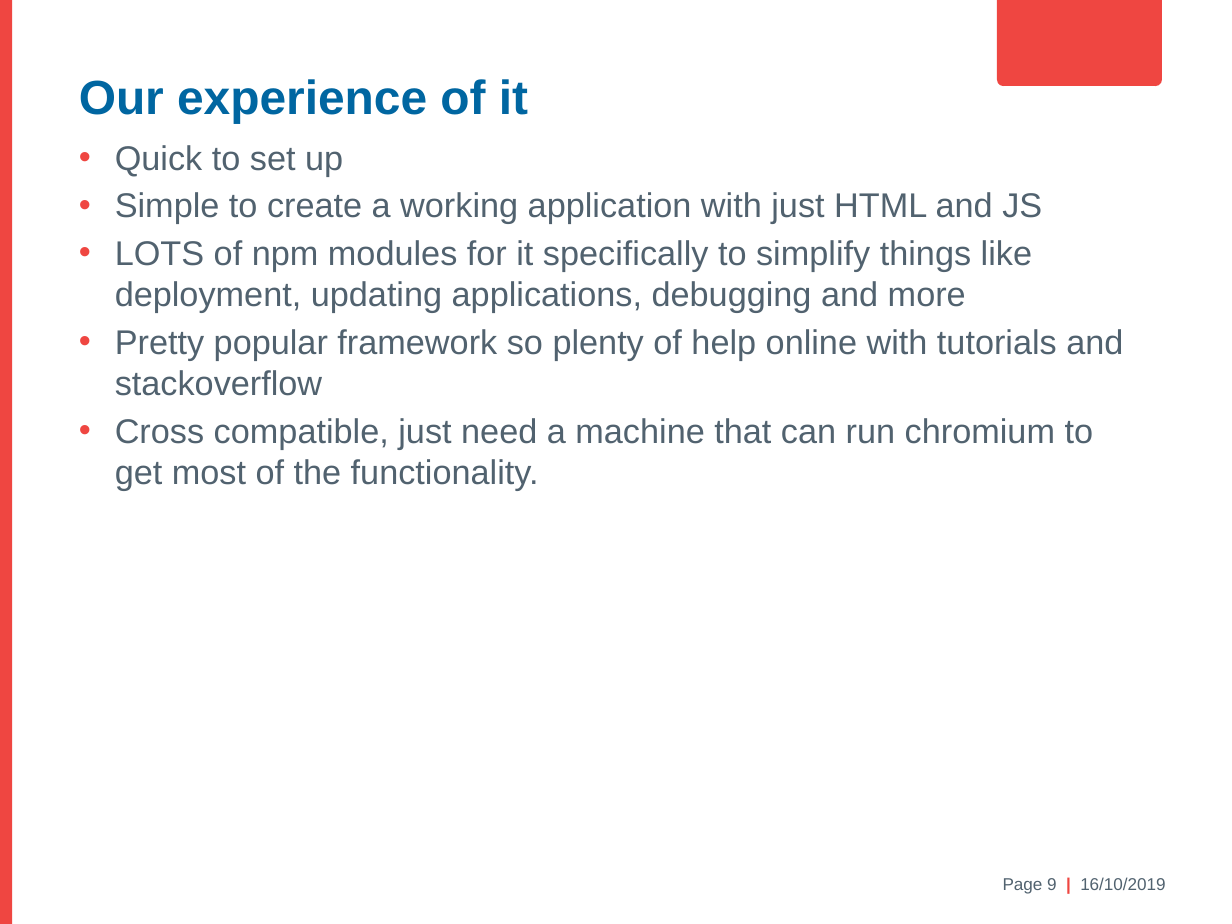
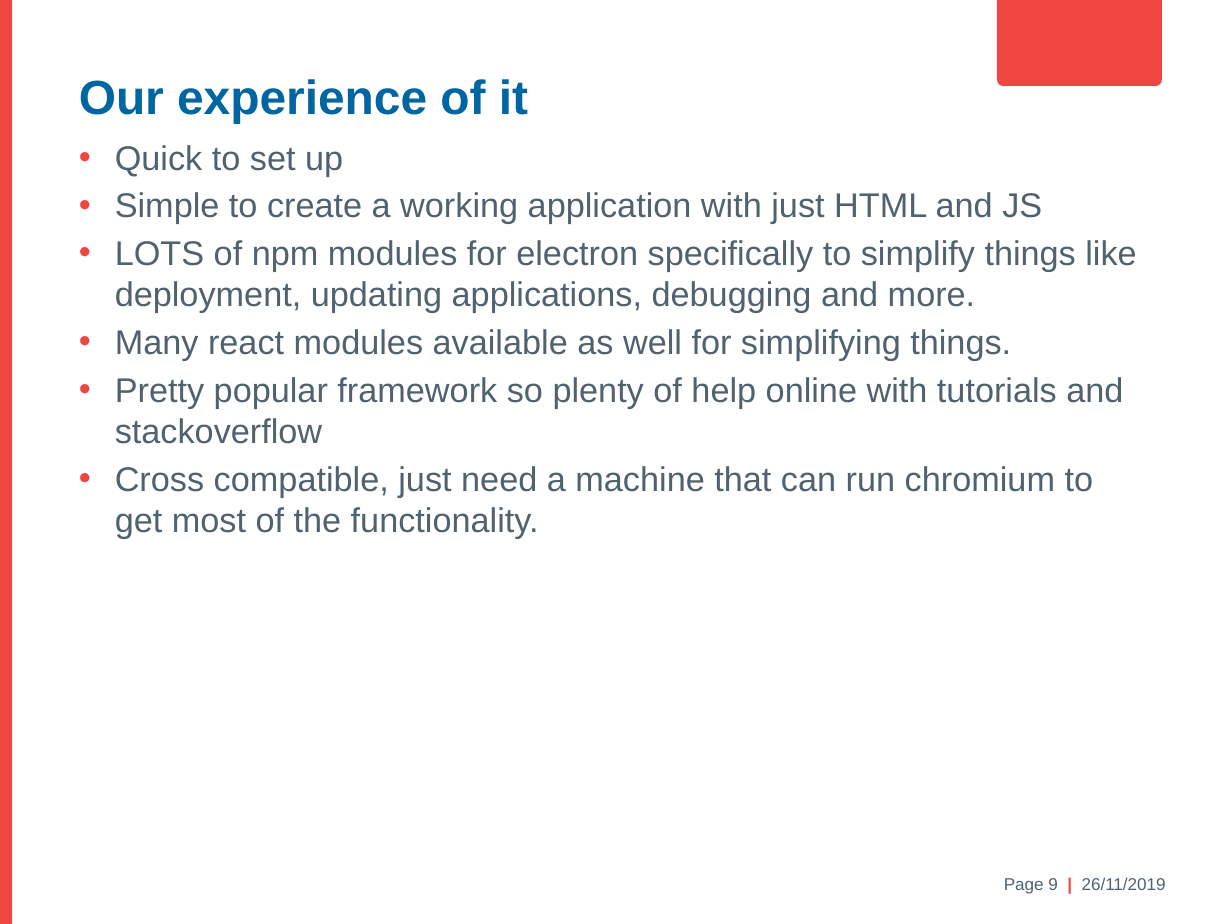
Before and after one commit to antonmaeso/HastingsPier, a slide deck: slide 9 of Electron Brownbag.pptx. Drawn at 1232x924 pixels with LibreOffice and Linux fonts; fonts in the diff are those of the drawing; background and template pictures are left out. Boxes give left, top, right and bottom in pixels: in the first picture for what was removed or moved away, otherwise in the second. Text is boxed around its words. In the diff, an @@ line names an element or a change of style, - is before the commit and + after.

```diff
--- a/Electron Brownbag.pptx
+++ b/Electron Brownbag.pptx
@@ text at <box>115,240,1136,361</box>: text changed @@
-• LOTS of npm modules for it specifically to simplify things like deployment, updating applications, debugging and more
+• LOTS of npm modules for electron specifically to simplify things like deployment, updating applications, debugging and more.
+• Many react modules available as well for simplifying things.
@@ text at <box>1004,877,1166,894</box>: text changed @@
-Page 9 | 16/10/2019
+Page 9 | 26/11/2019
```
Also in this commit, not shown: 4 other slides changed, 2 slides added, 1 other file.
